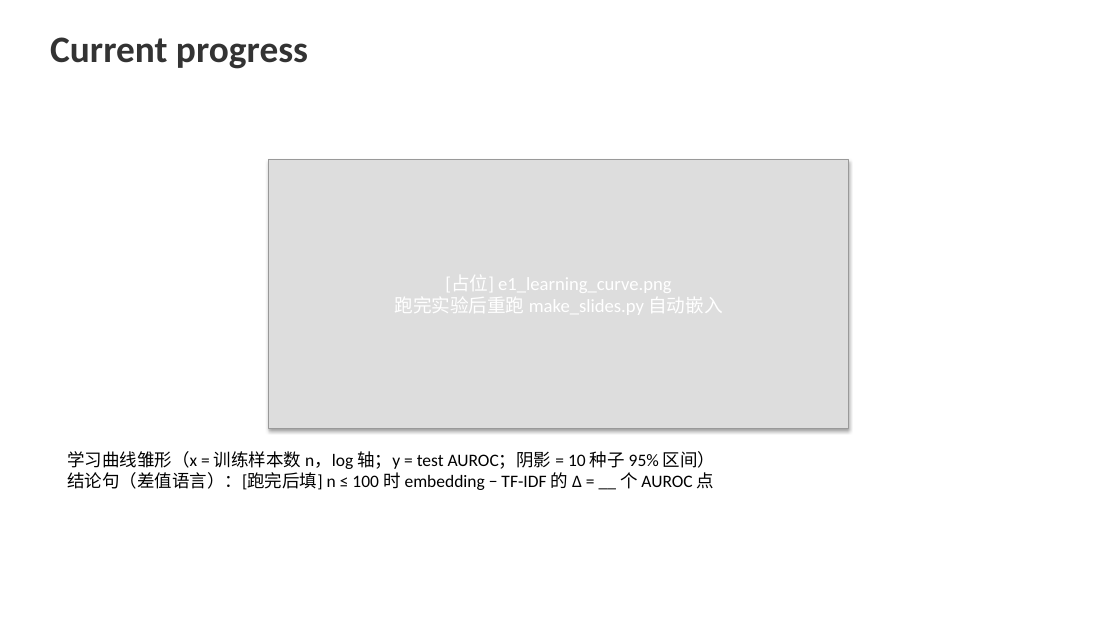
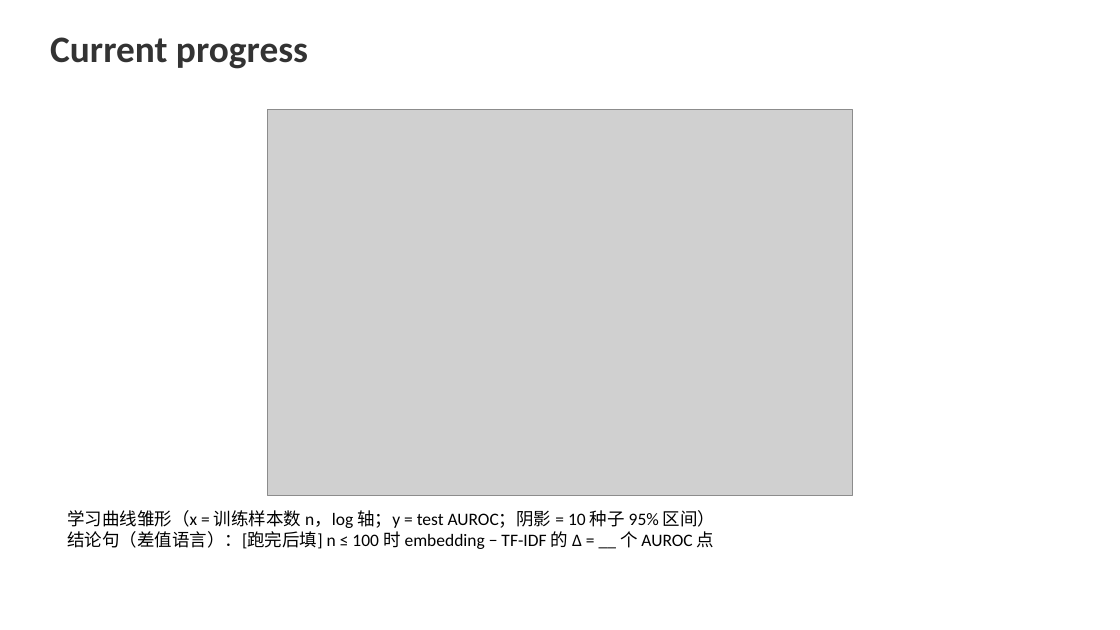
Before and after one commit to FauReam/text-monitor-436, a slide deck: slide 5 of slides/midterm.pptx. Drawn at 1120x630 pixels with LibreOffice and Linux fonts; fonts in the diff are those of the drawing; grey boxes stand for pictures. Boxes give left, top, right and bottom in pixels: in the first picture for what was removed or moved away, otherwise in the second. Text is boxed around its words. In the diff, an @@ line names an element or a change of style, - is before the commit and + after.

```diff
--- a/slides/midterm.pptx
+++ b/slides/midterm.pptx
@@ picture added at (268, 109, 853, 496) @@
@@ rectangle removed at (269, 160, 849, 429) @@
@@ text "学习曲线雏形（x = 训练样本数 n，log 轴；y ...": place and size @@
-text "学习曲线雏形（x = 训练样本数 n，log 轴；y ..." at (67, 451, 715, 490)
+text "学习曲线雏形（x = 训练样本数 n，log 轴；y ..." at (67, 510, 715, 549)
```
Also in this commit, not shown: 1 other slide changed, 4 other files.
